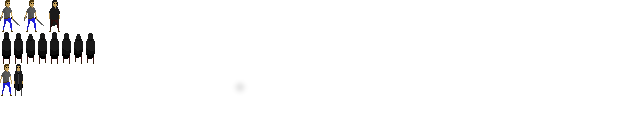
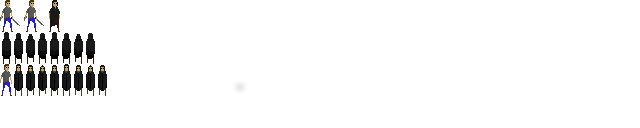
Layers edited between the first and the second (640, 128) image:
painted on "cloack" over [14, 64, 107, 91]
painted on "walking around" over [15, 64, 107, 96]
